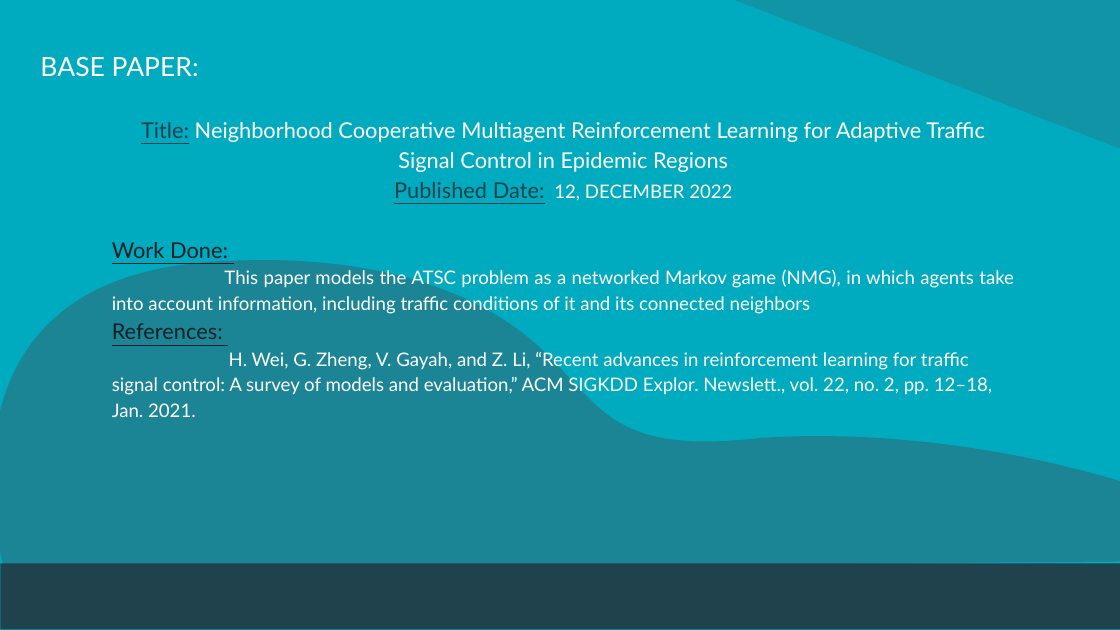
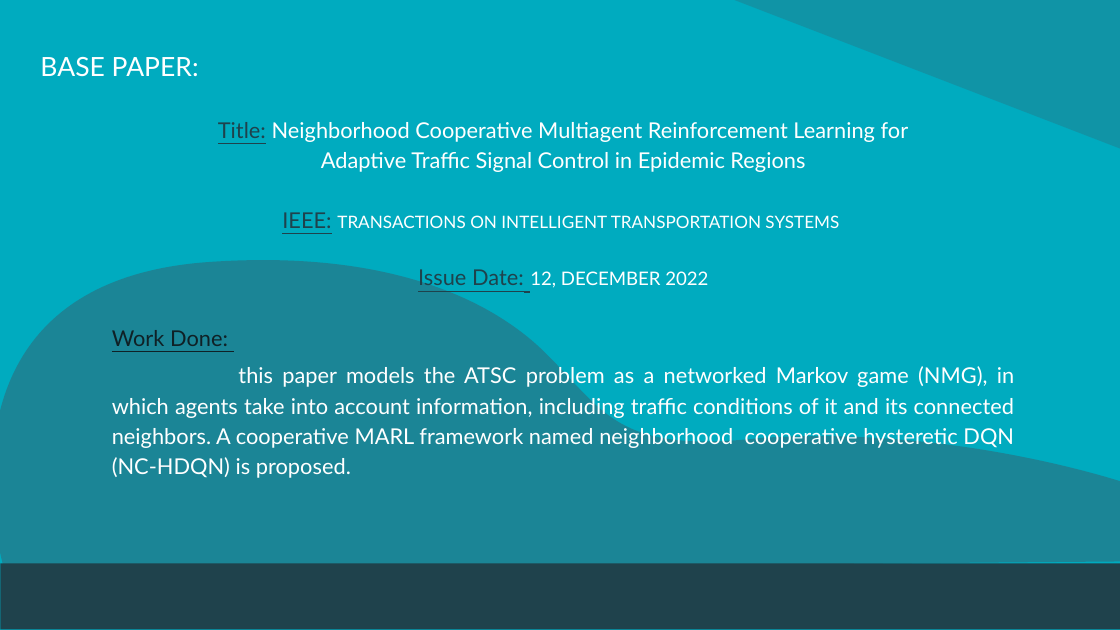
Before and after one commit to Namasivaayam-L/ResearchLab, a slide deck: slide 20 of Important/Automatic Traffic Signal Control System.pptx (slide 14 before the commit). Drawn at 1120x630 pixels with LibreOffice and Linux fonts; fonts in the diff are those of the drawing. Boxes give left, top, right and bottom in pixels: in the first picture for what was removed or moved away, otherwise in the second. Text is boxed around its words. In the diff, an @@ line names an element or a change of style, - is before the commit and + after.

```diff
--- a/Important/Automatic Traffic Signal Control System.pptx
+++ b/Important/Automatic Traffic Signal Control System.pptx
@@ text at (218,122,909,290): text changed @@
-Title: Neighborhood Cooperative Multiagent Reinforcement Learning for Adaptive Traffic Signal Control in Epidemic Regions
-Published Date: 12, DECEMBER 2022
+Title: Neighborhood Cooperative Multiagent Reinforcement Learning for
+Adaptive Traffic Signal Control in Epidemic Regions
+IEEE: TRANSACTIONS ON INTELLIGENT TRANSPORTATION SYSTEMS
+Issue Date: 12, DECEMBER 2022
@@ text at (112,364,1014,478): text changed; size 12 to 14 pt @@
-This paper models the ATSC problem as a networked Markov game (NMG), in which agents take into account information, including traffic conditions of it and its connected neighbors
-References:
-H. Wei, G. Zheng, V. Gayah, and Z. Li, “Recent advances in reinforcement learning for traffic signal control: A survey of models and evaluation,” ACM SIGKDD Explor. Newslett., vol. 22, no. 2, pp. 12–18, Jan. 2021.
+this paper models the ATSC problem as a networked Markov game (NMG), in which agents take into account information, including traffic conditions of it and its connected neighbors. A cooperative MARL framework named neighborhood cooperative hysteretic DQN (NC-HDQN) is proposed.
```
Also in this commit, not shown: 12 other slides changed, 2 slides added, 2 slides removed, 1 other file.
